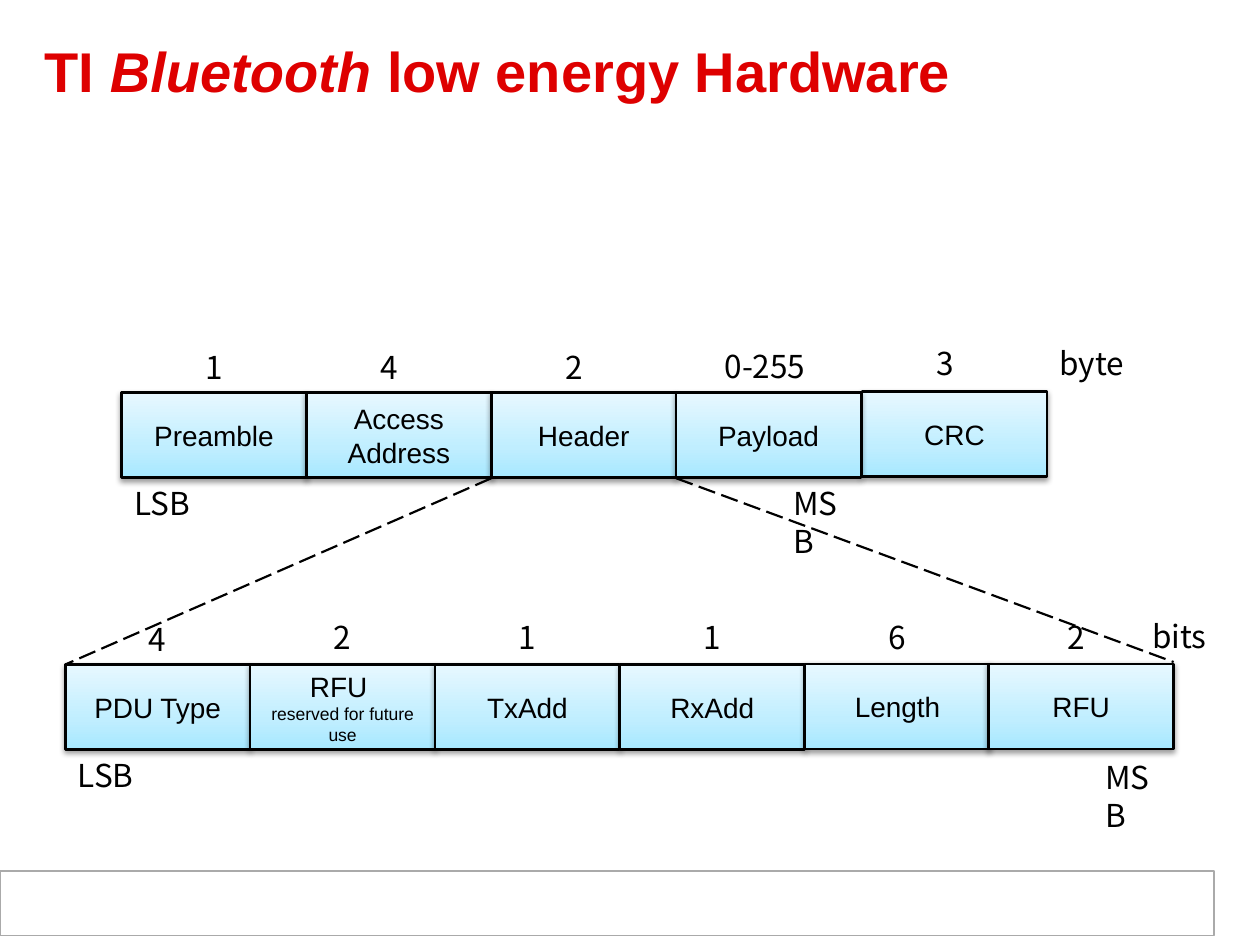
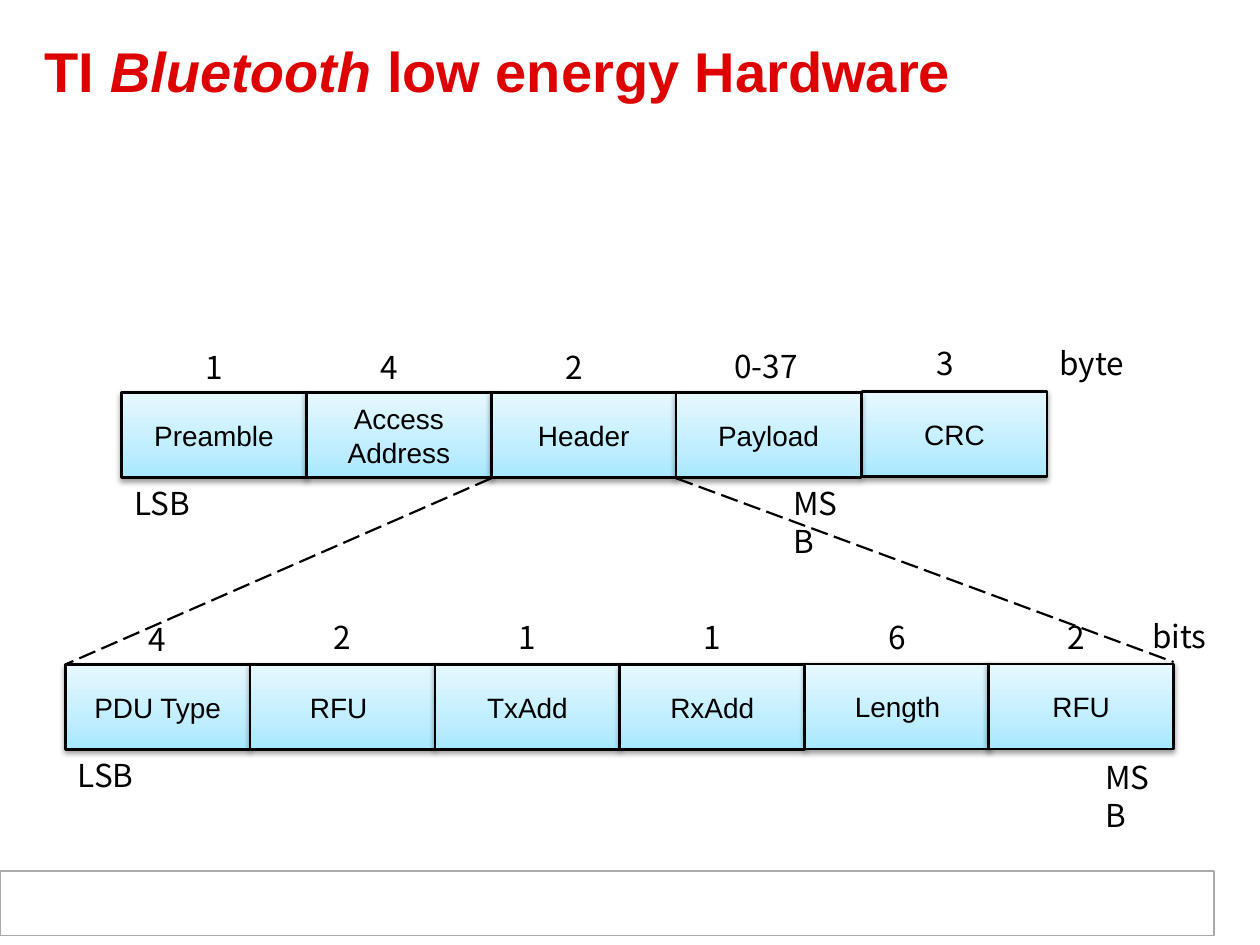
Before and after one commit to victor-zheng/BLE-Hand-Book, a slide deck: slide 6 of 低功耗蓝牙开发权威指南_Modify.pptx (slide 5 before the commit). Drawn at 1260x945 pixels with LibreOffice and Linux fonts; fonts in the diff are those of the drawing; background and template pictures are left out. Boxes give left, top, right and bottom in pixels: in the first picture for what was removed or moved away, otherwise in the second. Text is boxed around its words. In the diff, an @@ line names an element or a change of style, - is before the commit and + after.

```diff
--- a/低功耗蓝牙开发权威指南_Modify.pptx
+++ b/低功耗蓝牙开发权威指南_Modify.pptx
@@ text at [735,354,798,379]: text changed @@
-0-255
+0-37
@@ text in rectangle at [271,707,414,741]: paragraph removed @@
-reserved for future use
```
Also in this commit, not shown: 3 other slides changed, 1 slide added, 2 other files.
